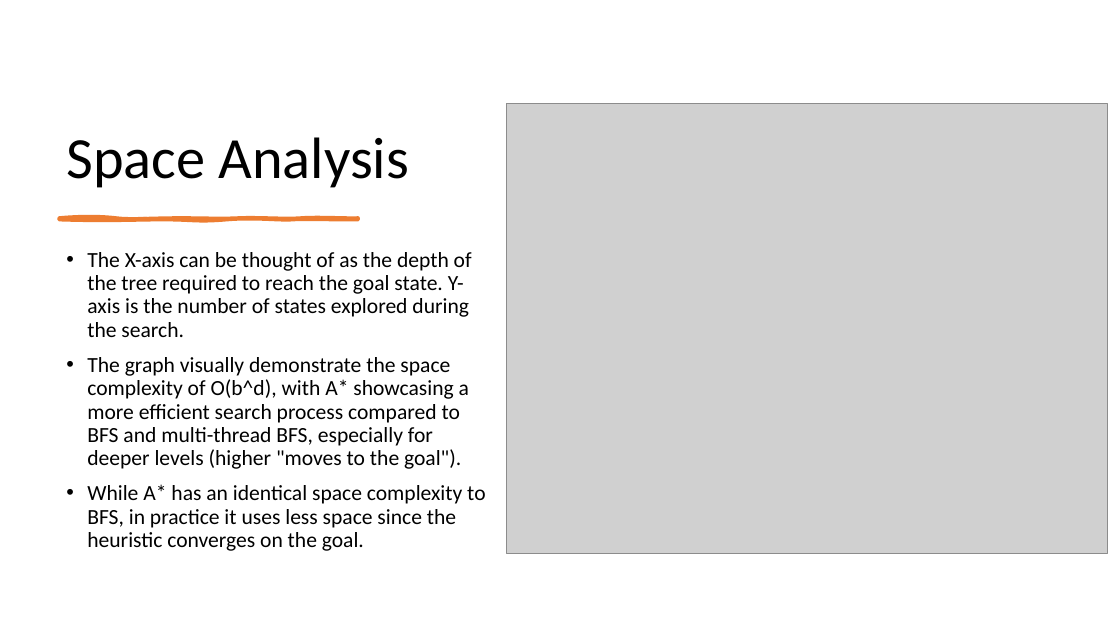
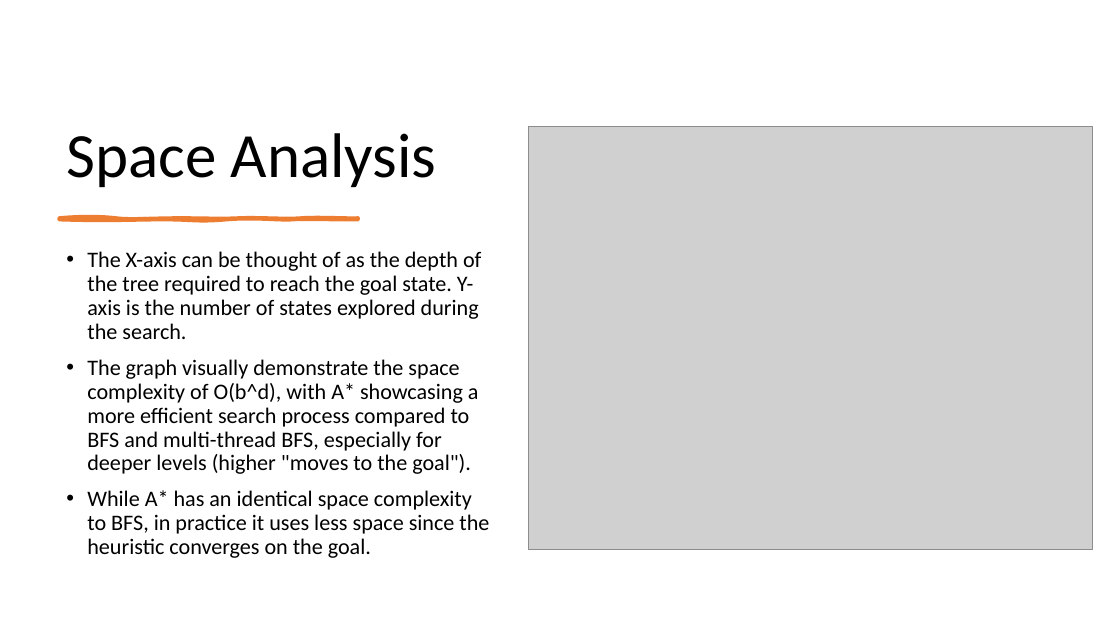
Before and after one commit to danieltebor/cs4306-course-project, a slide deck: slide 15 of docs/cs4306-course-project-presentation.pptx. Drawn at 1120x630 pixels with LibreOffice and Linux fonts; fonts in the diff are those of the drawing; grey boxes stand for pictures. Boxes give left, top, right and bottom in pixels: in the first picture for what was removed or moved away, otherwise in the second. Text is boxed around its words. In the diff, an @@ line names an element or a change of style, - is before the commit and + after.

```diff
--- a/docs/cs4306-course-project-presentation.pptx
+++ b/docs/cs4306-course-project-presentation.pptx
@@ title "Space Analysis" at (66, 133, 437, 187): size 50 to 54 pt @@
@@ picture: place and size @@
-picture at (507, 103, 1107, 554)
+picture at (528, 127, 1092, 550)
@@ text "The X-axis can be thought ..." at (87, 251, 489, 558): size 18.5 to 19 pt @@
```
Also in this commit, not shown: 9 other slides changed, 1 slide added, 17 other files.
